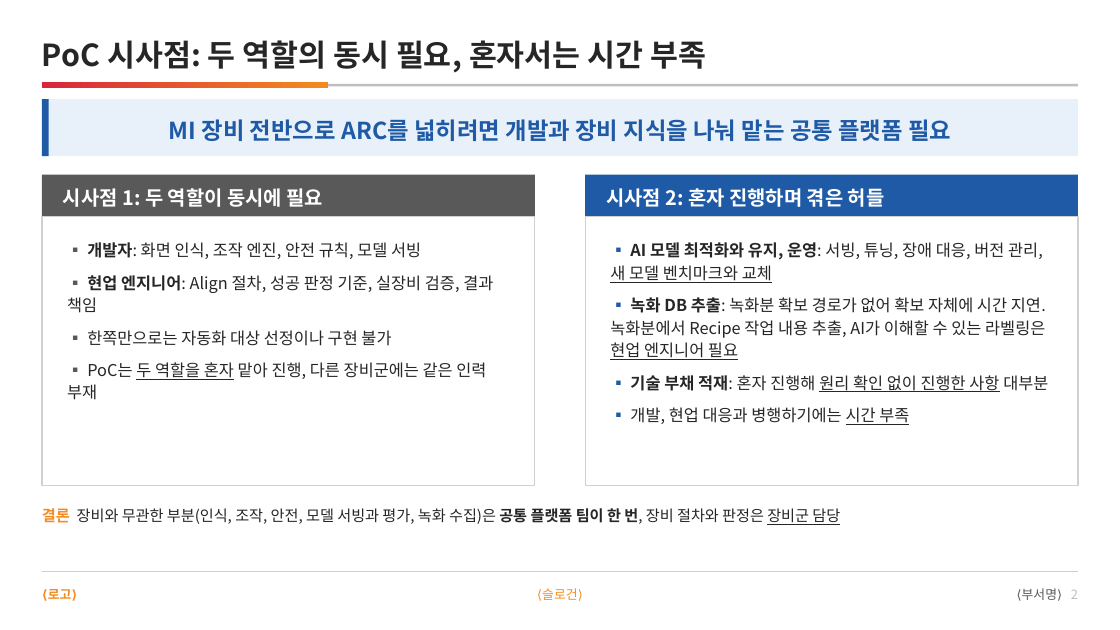
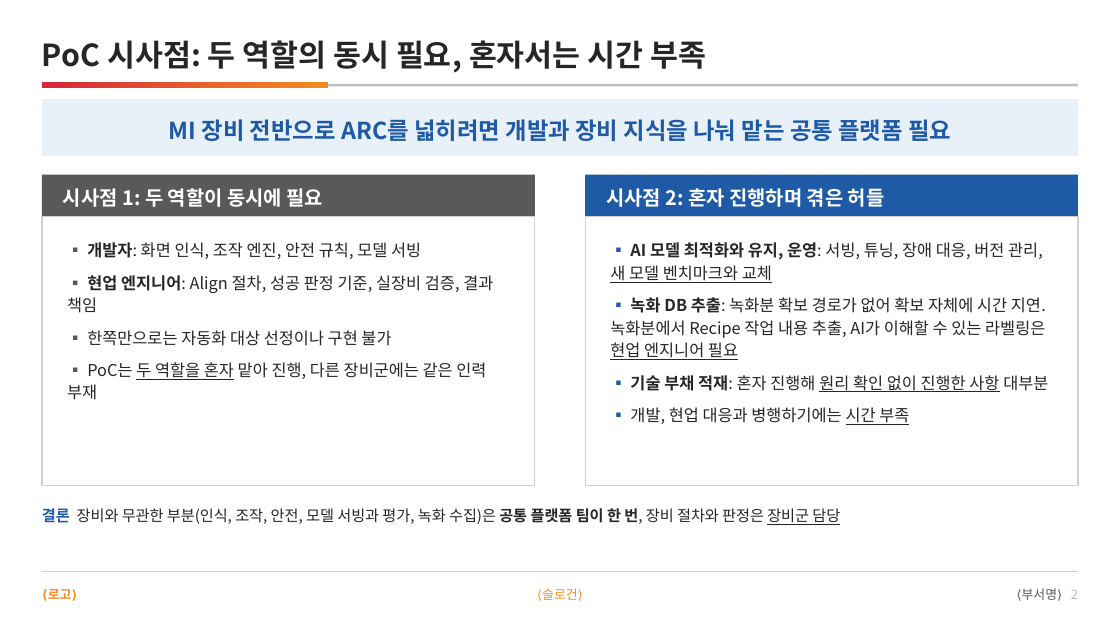
Before and after one commit to DarrenKoi/pm_notes, a slide deck: slide 2 of my-task/arc-tf/deliverables/arc-tf-exec-summary.pptx. Drawn at 1120x630 pixels with LibreOffice and Linux fonts; fonts in the diff are those of the drawing. Boxes give left, top, right and bottom in pixels: in the first picture for what was removed or moved away, otherwise in the second. Text is boxed around its words. In the diff, an @@ line names an element or a change of style, - is before the commit and + after.

```diff
--- a/my-task/arc-tf/deliverables/arc-tf-exec-summary.pptx
+++ b/my-task/arc-tf/deliverables/arc-tf-exec-summary.pptx
@@ rectangle removed at (x1=42, y1=99, x2=49, y2=156) @@
@@ text "결론 장비와 무관한 부분(인식, 조작, ..." at (x1=42, y1=508, x2=840, y2=525): text colour #F38B1F to #1F5AA6 in "결론" @@
```
Also in this commit, not shown: 3 other slides changed, 3 other files.
